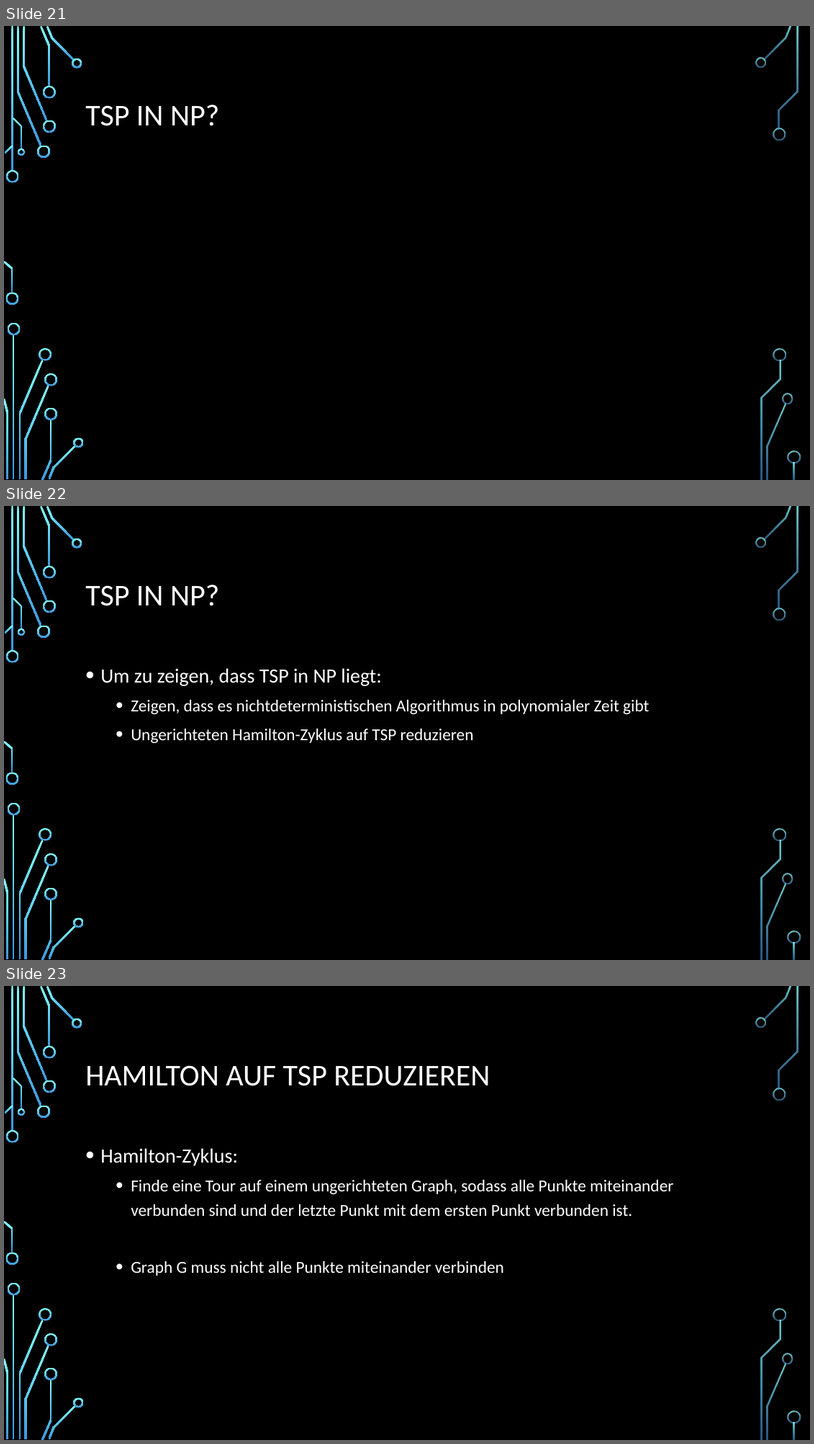
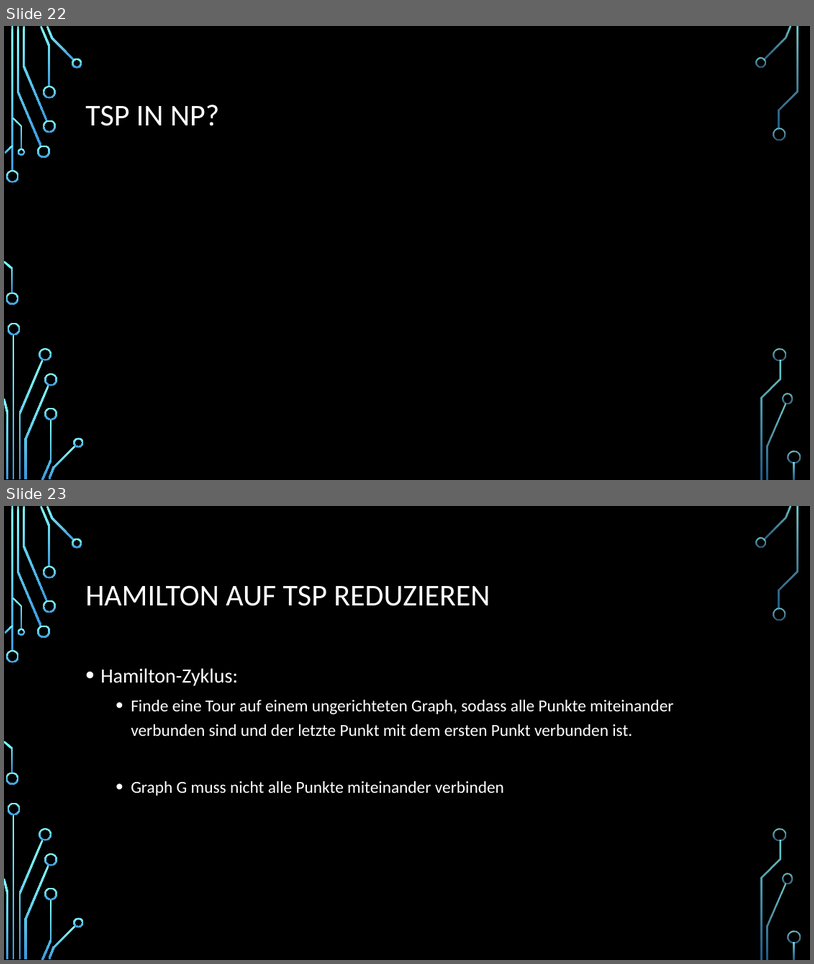
Before and after one commit to Seppl2202/Pseudopolynomielle-Algorithmen, a slide deck: Pseudopolynomielle Algorithmen.pptx. Shown one above the other, each under a label of ours: slides 21, 22 and 23 before the commit, slides 22 and 23 after it. The pictures are 814x1444 and 814x964 pixels, drawn with LibreOffice and Linux fonts; fonts in the diff are those of the drawing; grey boxes stand for pictures; background and template pictures are left out. Boxes give left, top, right and bottom in pixels: in the first picture for what was removed or moved away, otherwise in the second. Text is boxed around its words. In the diff, an @@ line names an element or a change of style, - is before the commit and + after.

```diff
--- a/Pseudopolynomielle Algorithmen.pptx
+++ b/Pseudopolynomielle Algorithmen.pptx
@@ slide 22 removed at <box>4,506,810,960</box>, background picture (left out); not listed: 36 template elements that a slide beside it also shows @@
@@ title removed at <box>85,584,219,606</box> @@
-TSP IN NP?
@@ text removed at <box>100,668,649,743</box> @@
-• Um zu zeigen, dass TSP in NP liegt:
-  • Zeigen, dass es nichtdeterministischen Algorithmus in polynomialer Zeit gibt
-  • Ungerichteten Hamilton-Zyklus auf TSP reduzieren
@@ what was slide 21 is now slide 22 @@
```
Also in this commit, not shown: 2 slides changed, 10 slides added.
